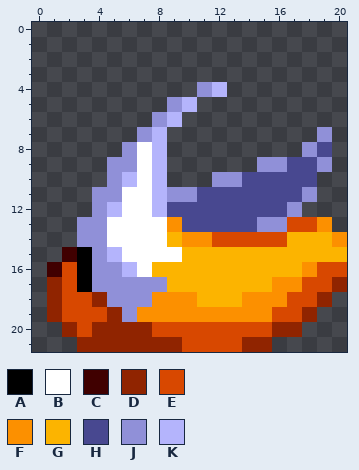
One commit to this pixel-art sprite: sprites/images/spr_tail_0_4.png. Above is the file before it was changed.
The file is 21x22 pixels.
Palette (. is transparent): A #000000  B #ffffff  C #400000  D #902400  E #d84800  F #fc9000  G #fcb400  H #484890  J #9090d8  K #b4b4fc
Pixels before, first column x 1:
 4 ..........JK........
 5 ........JK..........
 6 .......JK...........
 7 ......JK..........J.
 8 .....JBK.........JH.
 9 ....JJBK......JJHHJ.
10 ....JKBK...JJHHHHH..
11 ...JJBBKJJHHHHHHHJ..
12 ...JKBBKHHHHHHHHJ...
13 ..JJBBBBFHHHHHJJEEF.
14 ..JJBBBBGFFEEEEEGGGF
15 .CAJKBBBBGGGGGGGGGGG
16 CEAJJKBGGGGGGGGGGFEE
17 DEAJJJJJGGGGGGGFFEED
18 DEEDJJJFFFGGGFFFEED.
19 DEEEDJFFFFFFFFFEED..
20 .DEDDDDEEEEEEEEDD...
21 ..DDDDDDDEEEEDD.....
New version:
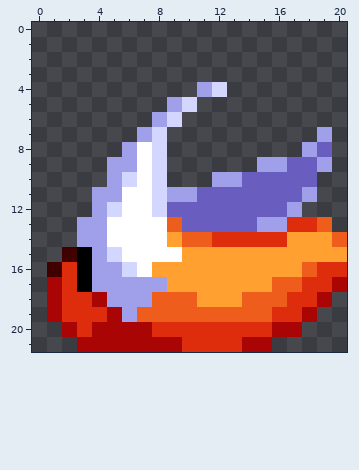
What changed:
colour D: #902400 -> #aa0505
colour E: #d84800 -> #dd2d0c
colour F: #fc9000 -> #ee5d1c
colour G: #fcb400 -> #ffa031
colour H: #484890 -> #6a5dc0
colour J: #9090d8 -> #9f9fea
colour K: #b4b4fc -> #d3d6ff
